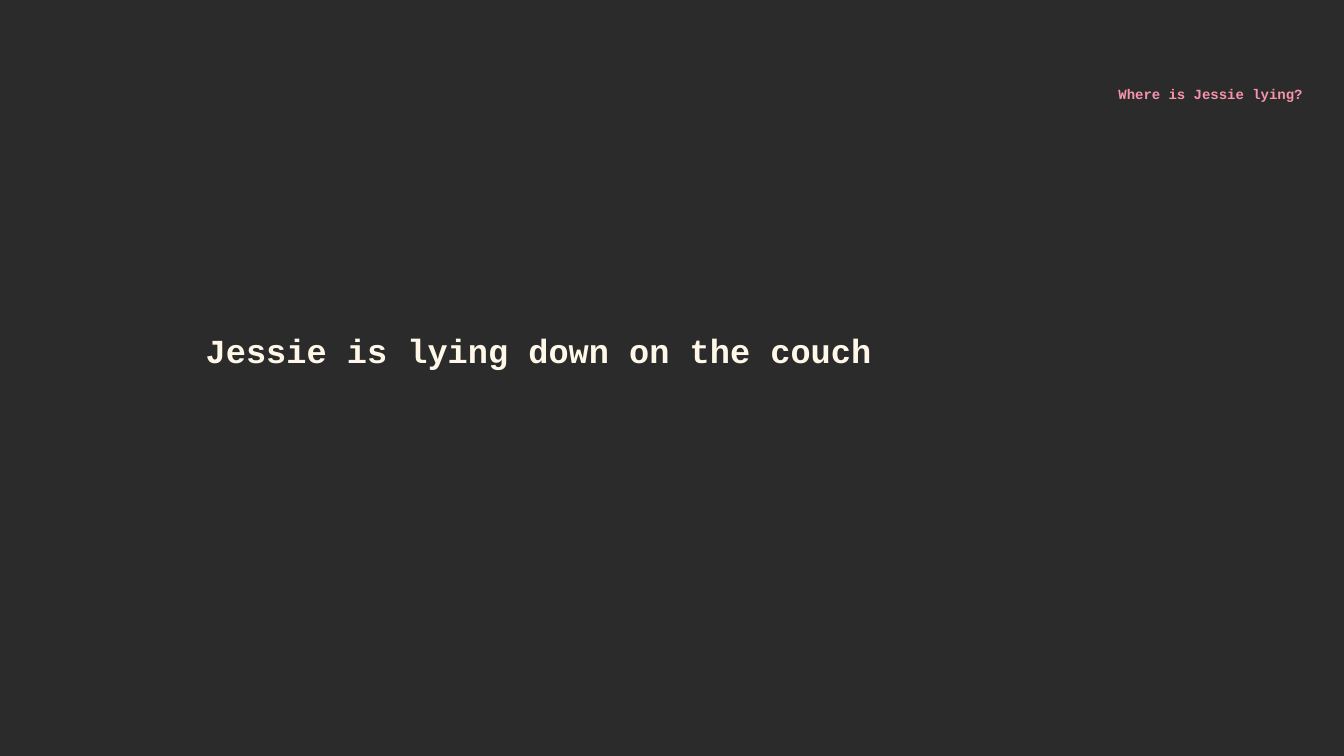
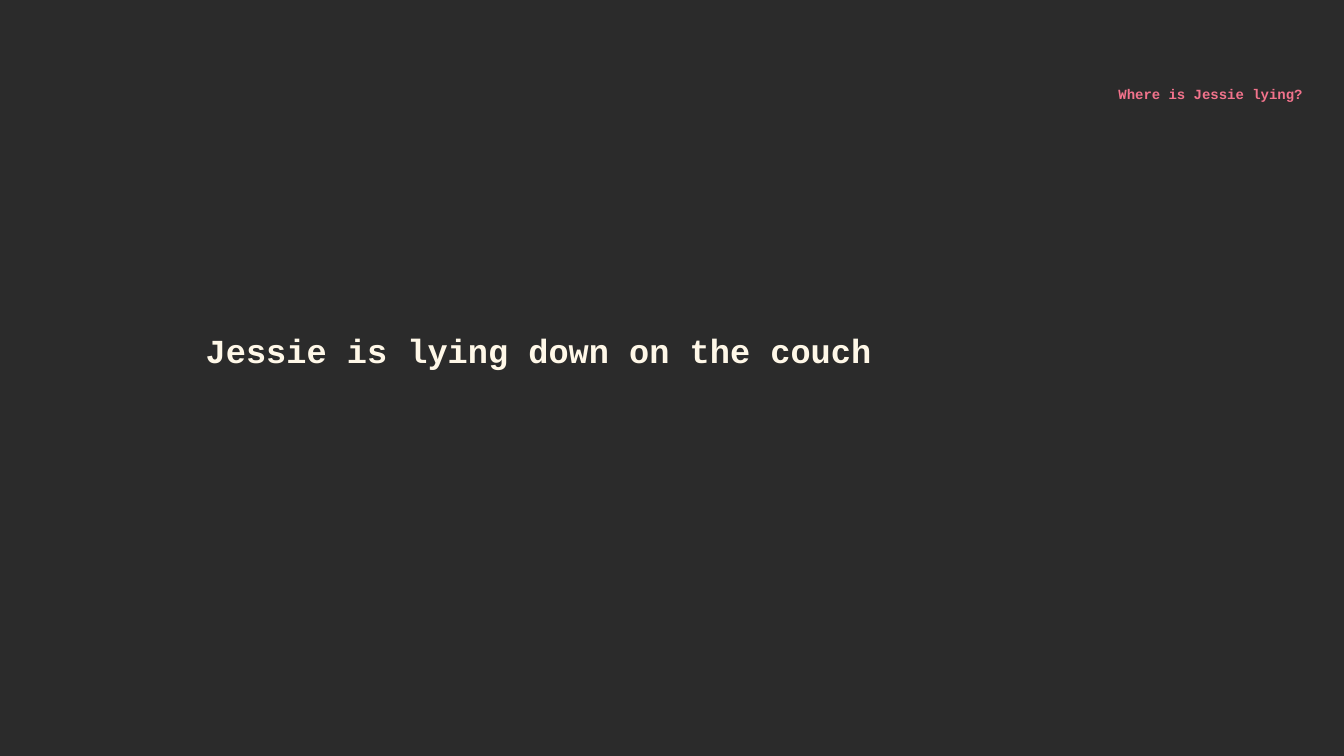
Before and after one commit to Inneski/forbes-english, a slide deck: slide 6 of breaking-bad-present-continuous.pptx. Drawn at 1344x756 pixels with LibreOffice and Linux fonts; fonts in the diff are those of the drawing; background and template pictures are left out; a plain dark background stands for a picture behind light text. Boxes give left, top, right and bottom in pixels: in the first picture for what was removed or moved away, otherwise in the second. Text is boxed around its words. In the diff, an @@ line names an element or a change of style, - is before the commit and + after.

```diff
--- a/breaking-bad-present-continuous.pptx
+++ b/breaking-bad-present-continuous.pptx
@@ text "Where is Jessie lying?" at box(1118, 89, 1302, 102): text colour #F794AB to #F2738C @@
```
Also in this commit, not shown: 4 other slides changed.
